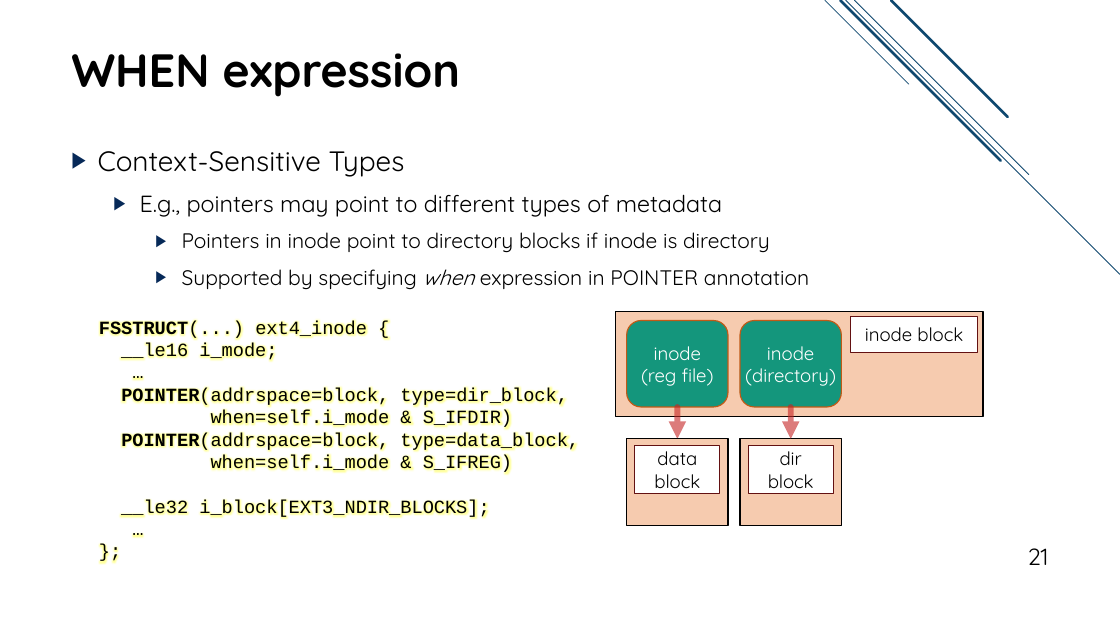
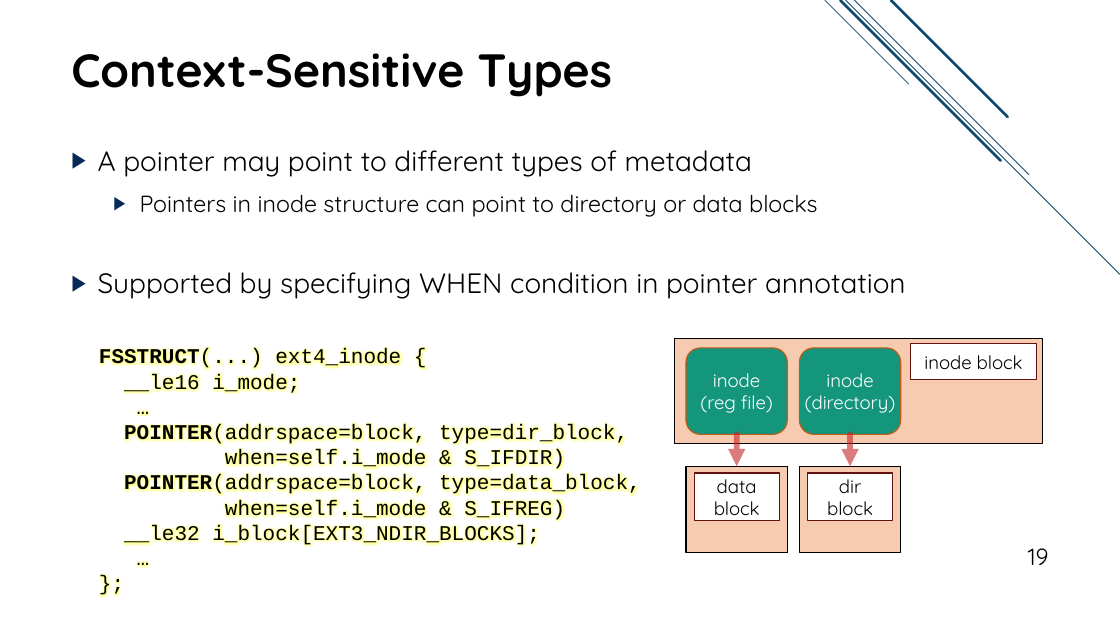
Before and after one commit to jacksun007/spiffy-paper, a slide deck: slide 19 of talk/spiffy_talk.pptx (slide 21 before the commit). Drawn at 1120x630 pixels with LibreOffice and Linux fonts; fonts in the diff are those of the drawing. Boxes give left, top, right and bottom in pixels: in the first picture for what was removed or moved away, otherwise in the second. Text is boxed around its words. In the diff, an @@ line names an element or a change of style, - is before the commit and + after.

```diff
--- a/talk/spiffy_talk.pptx
+++ b/talk/spiffy_talk.pptx
@@ title at <box>71,53,612,97</box>: text changed @@
-WHEN expression
+Context-Sensitive Types
@@ text at <box>98,150,906,299</box>: text changed; size 18 to 24 pt @@
-▶ Context-Sensitive Types
-  ▶ E.g., pointers may point to different types of metadata
-    ▶ Pointers in inode point to directory blocks if inode is directory
-    ▶ Supported by specifying when expression in POINTER annotation
+▶ A pointer may point to different types of metadata
+  ▶ Pointers in inode structure can point to directory or data blocks
+▶ Supported by specifying WHEN condition in pointer annotation
@@ text "FSSTRUCT(...) ext4_inode {": place and size @@
-text "FSSTRUCT(...) ext4_inode {" at <box>99,321,579,519</box>
+text "FSSTRUCT(...) ext4_inode {" at <box>99,348,641,547</box>
@@ text "FSSTRUCT(...) ext4_inode {" at <box>99,348,641,547</box>: size 16 to 18 pt @@
@@ 4 rectangles, 2 rounded rectangles, 2 arrows: place and size @@
-4 rectangles, 2 rounded rectangles, 2 arrows at <box>615,312,983,526</box>
+4 rectangles, 2 rounded rectangles, 2 arrows at <box>675,339,1043,553</box>
@@ rectangle "data block": place and size @@
-rectangle "data block" at <box>635,445,720,493</box>
+rectangle "data block" at <box>694,473,779,521</box>
@@ rectangle "dir block": place and size @@
-rectangle "dir block" at <box>749,445,833,493</box>
+rectangle "dir block" at <box>807,473,892,521</box>
@@ page number at <box>1028,548,1049,565</box>: text changed @@
-21
+19
```
Also in this commit, not shown: 24 other slides changed, 3 slides added, 2 slides removed.
